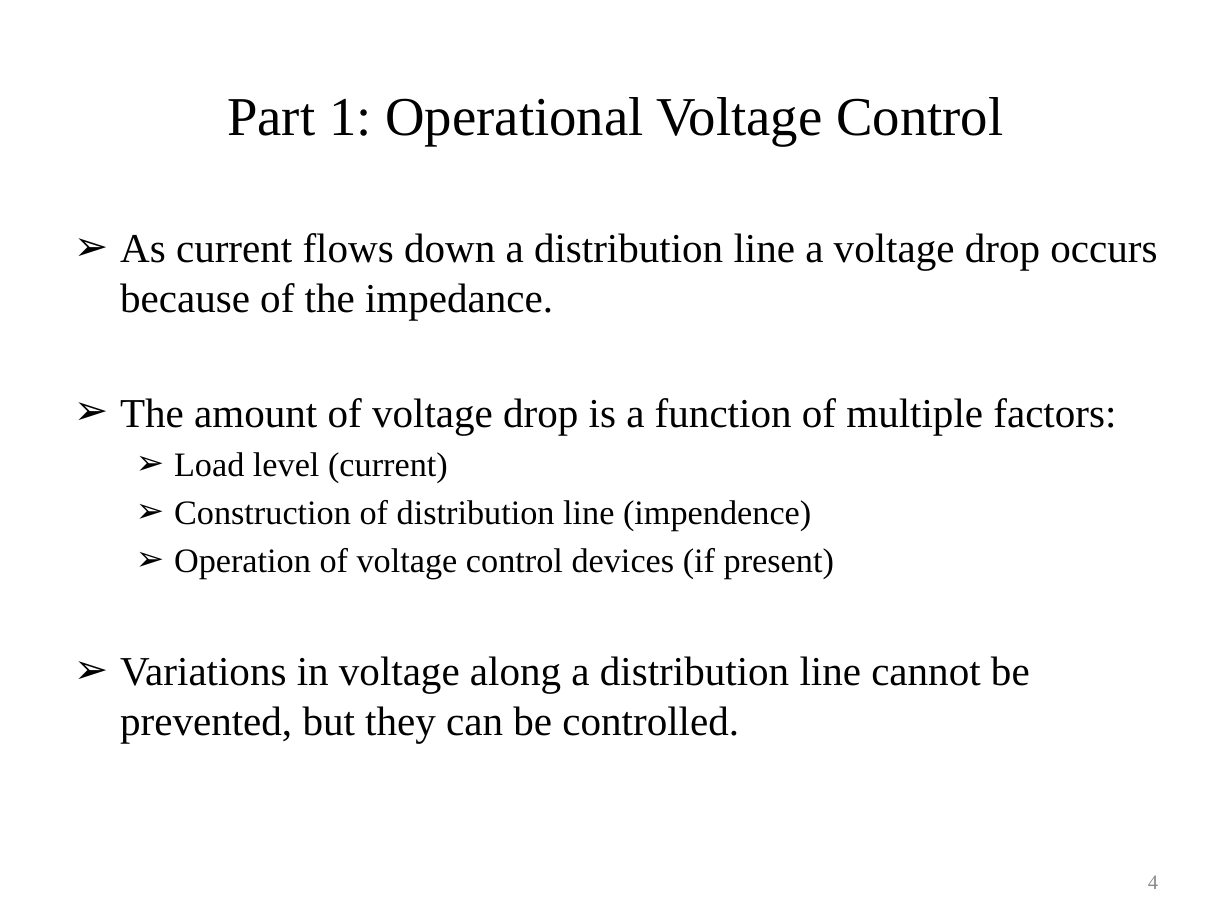
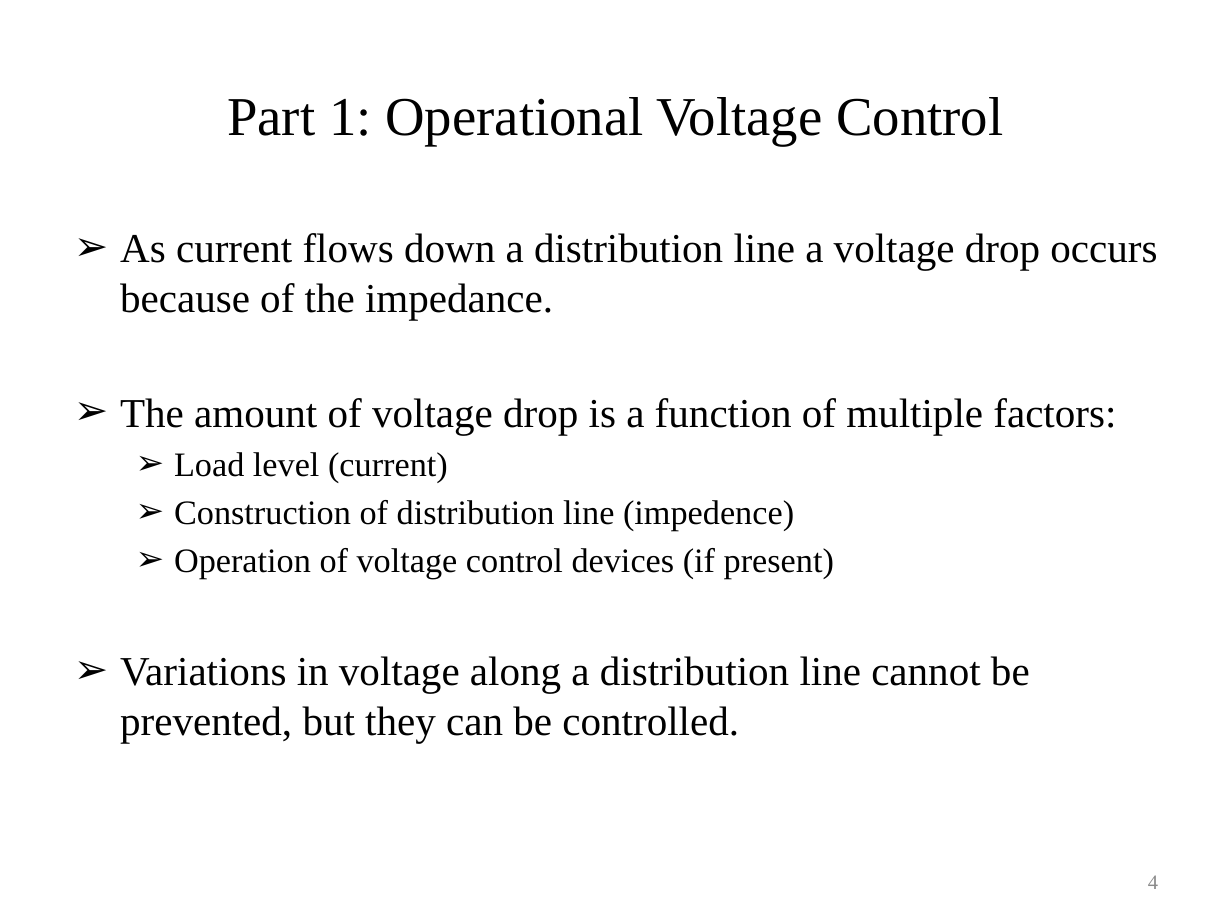
Before and after one commit to gridlab-d/course, a slide deck: slide 4 of University of Washington Class/Module 4 - Voltage control devices.pptx. Drawn at 1232x924 pixels with LibreOffice and Linux fonts; fonts in the diff are those of the drawing. Boxes give left, top, right and bottom in pixels: in the first picture for what was removed or moved away, otherwise in the second. Text is boxed around its words. In the diff, an @@ line names an element or a change of style, - is before the commit and + after.

Commit message:
Minor updates for consistency and spelling

```diff
--- a/University of Washington Class/Module 4 - Voltage control devices.pptx
+++ b/University of Washington Class/Module 4 - Voltage control devices.pptx
@@ text at [174, 500, 794, 531]: text changed @@
-  ➢ Construction of distribution line (impendence)
+  ➢ Construction of distribution line (impedence)
```
Also in this commit, not shown: 12 other slides changed.
